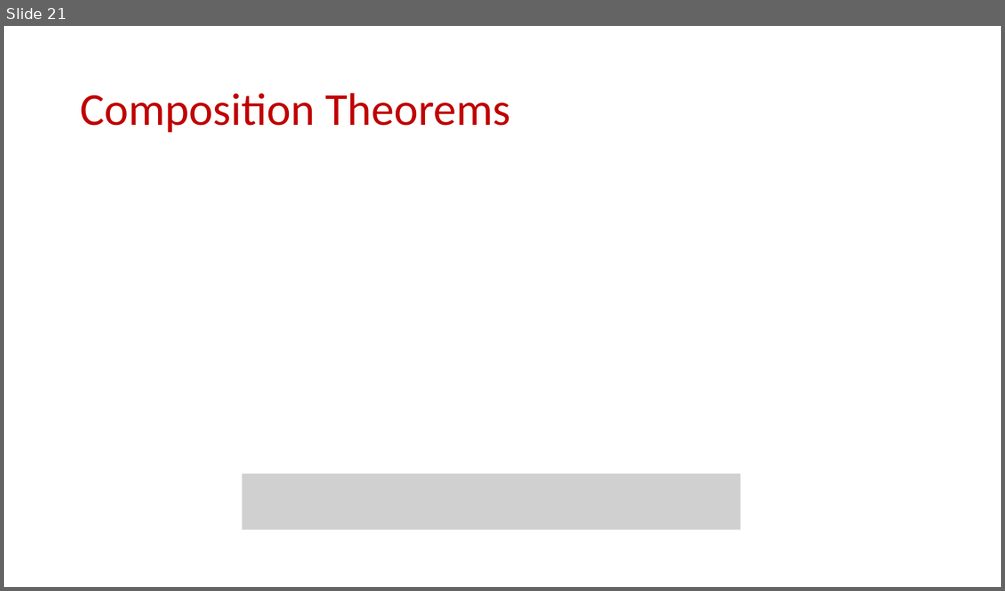
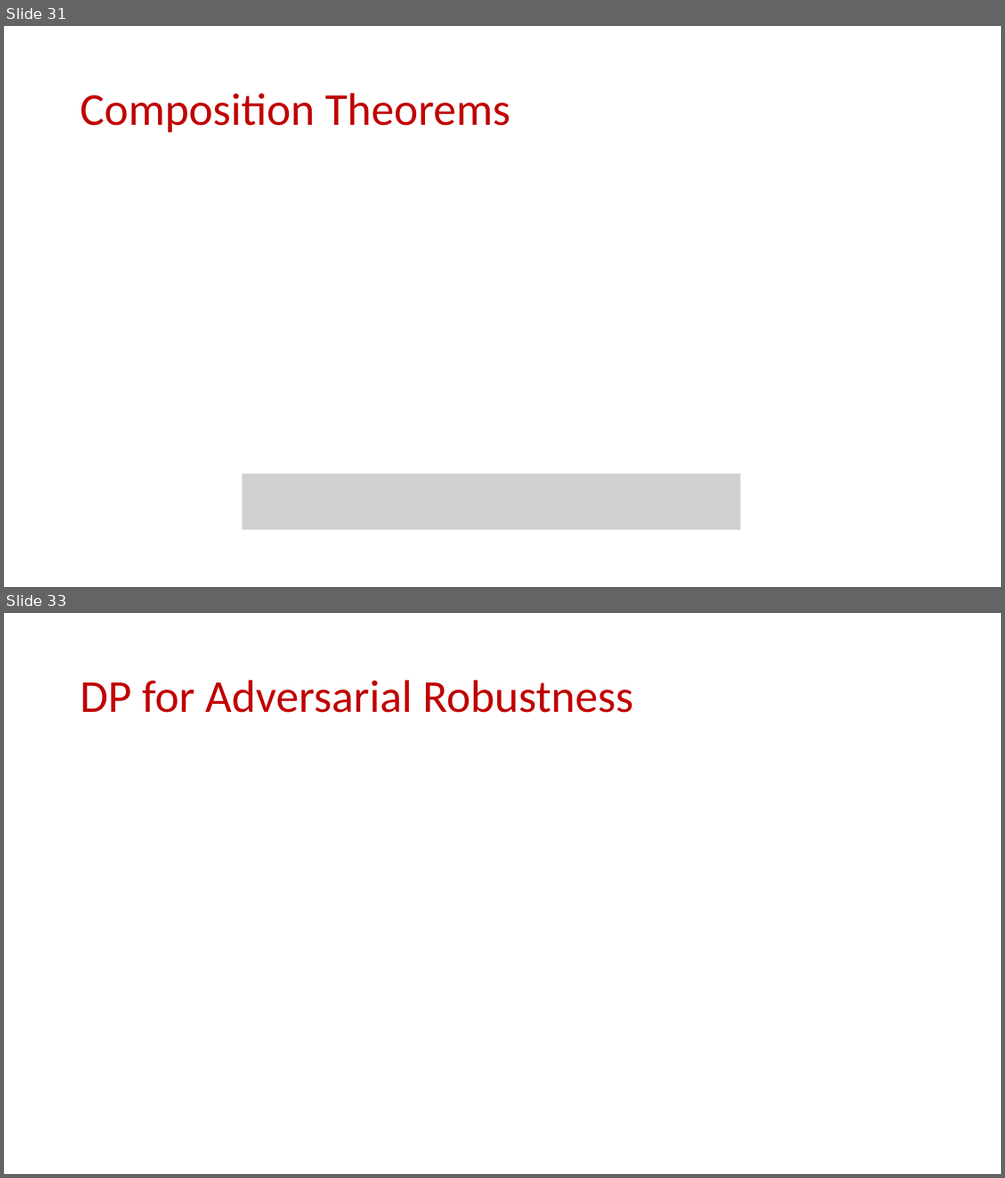
Before and after one commit to samsonzhou/samsonzhou.github.io, a slide deck: other-talks/Adversarial Robustness in the Streaming Model.pptx. Shown one above the other, each under a label of ours: slide 21 before the commit, slides 31 and 33 after it; the slides between them are not shown. The pictures are 1005x591 and 1005x1178 pixels, drawn with LibreOffice and Linux fonts; fonts in the diff are those of the drawing; grey boxes stand for pictures. Boxes give left, top, right and bottom in pixels: in the first picture for what was removed or moved away, otherwise in the second. Text is boxed around its words. In the diff, an @@ line names an element or a change of style, - is before the commit and + after.

```diff
--- a/other-talks/Adversarial Robustness in the Streaming Model.pptx
+++ b/other-talks/Adversarial Robustness in the Streaming Model.pptx
@@ slide 33 added at <box>4,613,1001,1174</box>, background #FFFFFF @@
@@ title added at <box>80,680,633,713</box>, 44 pt, text #C00000 @@
+DP for Adversarial Robustness
@@ what was slide 21 is now slide 31 @@
```
Also in this commit, not shown: 1 slide changed, 21 other slides added, 3 slides removed, 1 other file.
